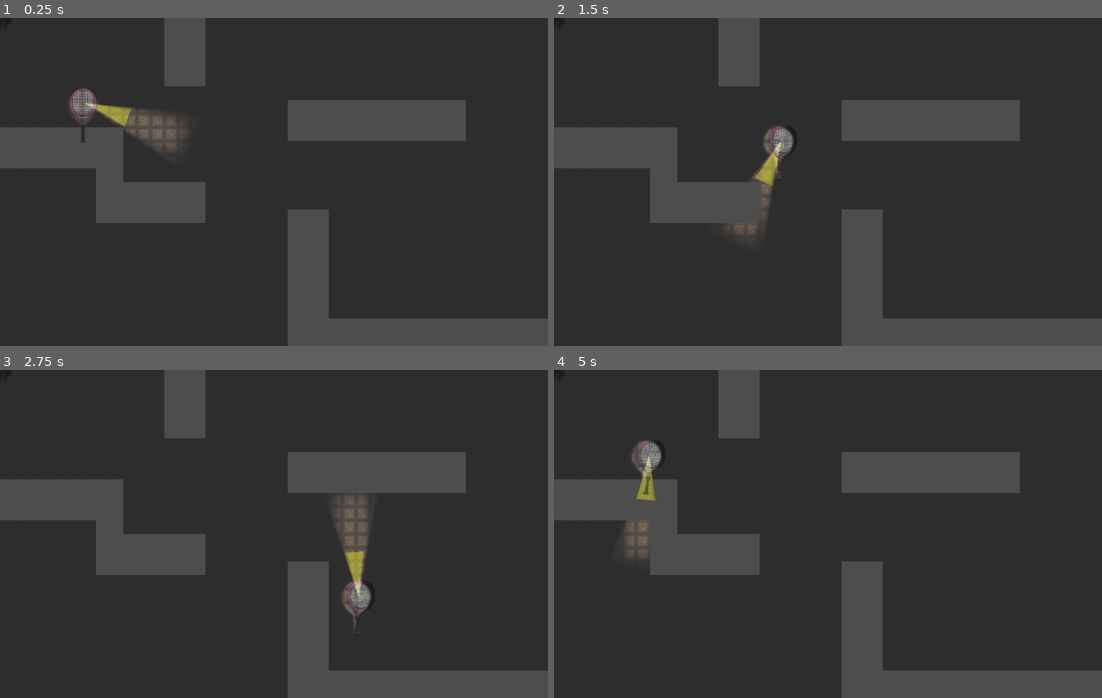
Above: before the commit, frames 1-4 (two rows, left to right).
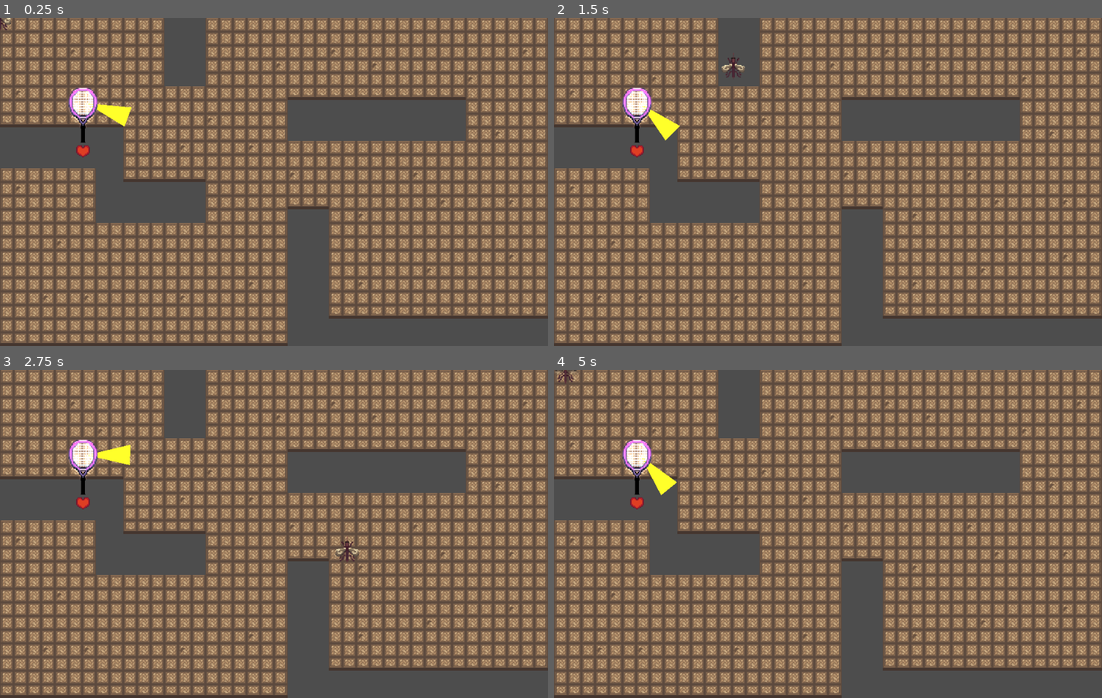
Above: after the commit, the same moments.

Repository: VivianChenyc5519/hit-mosquito
Game: Godot game, scene res://scenes/game.tscn
Two runs of this game, one before a commit and one after it. Both use one fixed random seed, a clock stepped at 60 frames per second and the inputs below.
Inputs (mouse positions are in pixels of both pictures, inside the frame that each line leads up to):
- Up to frame 1 (0.25 s): no input
- Up to frame 2 (1.5 s): tap Enter at 0.5 s; move the mouse to (948, 165) at 0.52 s; press the mouse at (948, 165) at 0.53 s; hold D (move_right) 0.53-1.28 s; move the mouse to (718, 198) at 1.27 s; release the mouse at (718, 198) at 1.28 s; hold S (move_down) from 1.28 s (still down); tap 1 at 1.35 s
- Up to frame 3 (2.75 s): move the mouse to (328, 461) at 2.02 s; release S (move_down) at 2.03 s; hold D (move_right) from 2.03 s (still down); tap 2 at 2.1 s
- Up to frame 4 (5 s): move the mouse to (800, 599) at 2.77 s; release D (move_right) at 2.78 s; hold W (move_up) 2.78-3.53 s; tap 3 at 2.85 s; move the mouse to (992, 583) at 3.52 s; press the mouse at (992, 583) at 3.53 s; hold A (move_left) from 3.53 s (still down); move the mouse to (663, 484) at 4.27 s; release the mouse at (663, 484) at 4.28 s; tap 1 at 4.35 s

The runs differ from the first frame. In frame 1, 81% of the frame differs, in the area x 0-100%, y 0-100%; in frame 2, 81%; in frame 3, 81%; in frame 4, 81%.

Commit message:
update health bar
Move health bar to under the character

Diff:
--- a/scenes/game.tscn
+++ b/scenes/game.tscn
@@ -14,6 +14,12 @@
 [ext_resource type="Texture2D" uid="uid://bq6cit5w8caa0" path="res://assets/tile_corner_down_right.png" id="8_rysoc"]
 [ext_resource type="Texture2D" uid="uid://dsw4hc80mldak" path="res://assets/tile_corner_down_left.png" id="9_ssvqc"]
 [ext_resource type="Script" uid="uid://diomicnu87yi" path="res://scripts/game_manager.gd" id="14_ir15t"]
+[ext_resource type="Script" uid="uid://bhx3a6el1u4gw" path="res://scripts/hud.gd" id="15_ir15t"]
+[ext_resource type="Texture2D" uid="uid://b3lusbtxd1h3b" path="res://assets/heart_0.png" id="16_1kice"]
+[ext_resource type="Texture2D" uid="uid://by7u7i3ka0q7s" path="res://assets/heart_25.png" id="17_5newe"]
+[ext_resource type="Texture2D" uid="uid://d1iihcgm06ujo" path="res://assets/heart_50.png" id="18_37s47"]
+[ext_resource type="Texture2D" uid="uid://80rk3i257v1g" path="res://assets/heart_75.png" id="19_bt5mj"]
+[ext_resource type="Texture2D" uid="uid://dliiysdkm8wal" path="res://assets/heart_full.png" id="20_e1j6l"]
 
 [sub_resource type="TileMapPattern" id="TileMapPattern_dinhu"]
 tile_data = PackedInt32Array(0, 12, 0, 65536, 12, 0, 131072, 12, 0, 196608, 12, 0, 262144, 12, 0, 1, 12, 0, 65537, 12,  …(254 unchanged characters)…
@@ -89,3 +95,34 @@
 
 [node name="GameManager" type="Node2D" parent="." unique_id=1058215613]
 script = ExtResource("14_ir15t")
+
+[node name="HUD" type="CanvasLayer" parent="." unique_id=200387116]
+layer = 10
+script = ExtResource("15_ir15t")
+heart_dead = ExtResource("16_1kice")
+heart_25 = ExtResource("17_5newe")
+heart_50 = ExtResource("18_37s47")
+heart_75 = ExtResource("19_bt5mj")
+heart_full = ExtResource("20_e1j6l")
+
+[node name="Root" type="Control" parent="HUD" unique_id=127208557]
+layout_mode = 3
+anchors_preset = 15
+anchor_right = 1.0
+anchor_bottom = 1.0
+grow_horizontal = 2
+grow_vertical = 2
+mouse_filter = 2
+
+[node name="HeartTexture" type="TextureRect" parent="HUD/Root" unique_id=2071729158]
+visible = false
+layout_mode = 1
+anchors_preset = -1
+anchor_left = 1.0
+anchor_right = 1.0
+offset_left = -40.0
+offset_bottom = 40.0
+grow_horizontal = 0
+mouse_filter = 2
+texture = ExtResource("20_e1j6l")
+stretch_mode = 5
--- a/scenes/racket.tscn
+++ b/scenes/racket.tscn
@@ -3,7 +3,12 @@
 [ext_resource type="Script" uid="uid://bj3e1um2igvry" path="res://scripts/human.gd" id="1_fvi3j"]
 [ext_resource type="Texture2D" uid="uid://btlke47w2aeos" path="res://assets/r_hit.png" id="1_p3awx"]
 [ext_resource type="Texture2D" uid="uid://cnn83octq3ytn" path="res://assets/racket-texture.png" id="2_37dsl"]
+[ext_resource type="Texture2D" uid="uid://80rk3i257v1g" path="res://assets/heart_75.png" id="3_1uy56"]
 [ext_resource type="Texture2D" uid="uid://dt68jfo74wuuk" path="res://assets/light-texture.png" id="3_2ivwl"]
+[ext_resource type="Texture2D" uid="uid://d1iihcgm06ujo" path="res://assets/heart_50.png" id="4_j2vgf"]
+[ext_resource type="Texture2D" uid="uid://by7u7i3ka0q7s" path="res://assets/heart_25.png" id="5_2f5s2"]
+[ext_resource type="Texture2D" uid="uid://dliiysdkm8wal" path="res://assets/heart_full.png" id="5_87xxb"]
+[ext_resource type="Texture2D" uid="uid://b3lusbtxd1h3b" path="res://assets/heart_0.png" id="6_s7o8x"]
 
 [sub_resource type="CircleShape2D" id="CircleShape2D_6ugr2"]
 radius = 16.0
@@ -108,6 +113,11 @@
 [node name="Racket" type="CharacterBody2D" unique_id=766657232]
 position = Vector2(100, 100)
 script = ExtResource("1_fvi3j")
+heart_full = ExtResource("5_87xxb")
+heart_75 = ExtResource("3_1uy56")
+heart_50 = ExtResource("4_j2vgf")
+heart_25 = ExtResource("5_2f5s2")
+heart_dead = ExtResource("6_s7o8x")
 
 [node name="CollisionShape2D" type="CollisionShape2D" parent="." unique_id=890618767]
 position = Vector2(61, 36)
@@ -157,3 +167,7 @@
 position = Vector2(-3, 7)
 scale = Vector2(2.72, 4.255)
 shape = SubResource("CircleShape2D_4ghau")
+
+[node name="HealthBar" type="Sprite2D" parent="." unique_id=1978185686]
+position = Vector2(-3, 55)
+texture = ExtResource("5_87xxb")
--- a/scripts/game.gd
+++ b/scripts/game.gd
@@ -4,18 +4,20 @@
 var manager
 @onready var human: Human = $Racket
 @onready var mosquito: Mosquito = $Mosquito
+@onready var hud: HUD = $HUD
 
 enum TestPlayer {
 	HUMAN,
 	MOSQUITO
 }
-@export var test_player = TestPlayer.HUMAN
+@export var test_player = TestPlayer.MOSQUITO
 
 # Called when the node enters the scene tree for the first time.
 func _ready() -> void:
 	manager = GameManager.new()
+	connect_game_signals()
+
 	add_child(manager)
-	connect_game_signals()
 	connect_player_signals()
 	setup_test_player()
 
@@ -56,6 +58,7 @@
 	 )
 
 func connect_game_signals() -> void:
+	print("Connecting signals")
 	manager.match_started.connect(
 		_on_match_started
 	)
@@ -80,7 +83,8 @@
 	manager.attempt_slap(did_hit)
 
 func _on_human_hp_changed(current: int, max_hp: int) -> void :
-	print("Human hp: ", current, "/", max_hp)
+	#hud.set_human_hp(current, max_hp)
+	human.set_hp_display(current)
 
 func _on_human_stunned(duration: float) -> void:
 	human.set_stunned(true)
--- a/scripts/game_manager.gd
+++ b/scripts/game_manager.gd
@@ -77,7 +77,6 @@
 
 	human_stun_remaining = 0.0
 	mosquito_boost_remaining = 0.0
-
 	match_started.emit(match_duration)
 	human_hp_changed.emit(human_hp, human_max_hp)
 
--- /dev/null
+++ b/scripts/hud.gd
@@ -0,0 +1,32 @@
+extends CanvasLayer
+class_name HUD
+
+@onready var heart_texture: TextureRect = $Root/HeartTexture
+
+@export var heart_dead: Texture2D
+@export var heart_25: Texture2D
+@export var heart_50: Texture2D
+@export var heart_75: Texture2D
+@export var heart_full: Texture2D
+
+func set_human_hp(current_hp: int, _max_hp: int) -> void:
+	match current_hp:
+		4:
+			heart_texture.texture = heart_full
+		3:
+			heart_texture.texture = heart_75
+		2:
+			heart_texture.texture = heart_50
+		1:
+			heart_texture.texture = heart_25
+		0:
+			heart_texture.texture = heart_dead
+
+# Called when the node enters the scene tree for the first time.
+func _ready() -> void:
+	pass # Replace with function body.
+
+
+# Called every frame. 'delta' is the elapsed time since the previous frame.
+func _process(delta: float) -> void:
+	pass
--- a/scripts/human.gd
+++ b/scripts/human.gd
@@ -13,10 +13,25 @@
 @onready var slap_polygon: CollisionPolygon2D = $RacketPivot/SlapArea/CollisionPolygon2D
 @onready var hurt_area: Area2D = $HurtArea
 @onready var vision_light: PointLight2D = $RacketPivot/VisionLight
+@onready var health_heart: Sprite2D = $HealthBar
+
+@export var heart_full: Texture2D
+@export var heart_75: Texture2D
+@export var heart_50: Texture2D
+@export var heart_25: Texture2D
+@export var heart_dead: Texture2D
 
 func _ready() -> void:
 	racket_sprite.play("idle")
 	racket_sprite.animation_finished.connect(_on_racket_animation_finished)
+	print("Heart node: ", health_heart)
+	print("Full heart texture: ", heart_full)
+
+	health_heart.texture = heart_full
+
+	print("Heart texture after assignment: ", health_heart.texture)
+	print("Heart visible: ", health_heart.visible)
+	print("Heart position: ", health_heart.global_position)
 
 
 var input_enabled := true
@@ -27,6 +42,18 @@
 	handle_movement()
 	handle_aim(_delta)
 
+func set_hp_display(current_hp: int) -> void:
+	match current_hp:
+		4:
+			health_heart.texture = heart_full
+		3:
+			health_heart.texture = heart_75
+		2:
+			health_heart.texture = heart_50
+		1:
+			health_heart.texture = heart_25
+		0:
+			health_heart.texture = heart_dead
 
 func handle_movement() -> void:
 	if not input_enabled or is_stunned:
Not shown, added: scripts/hud.gd.uid
